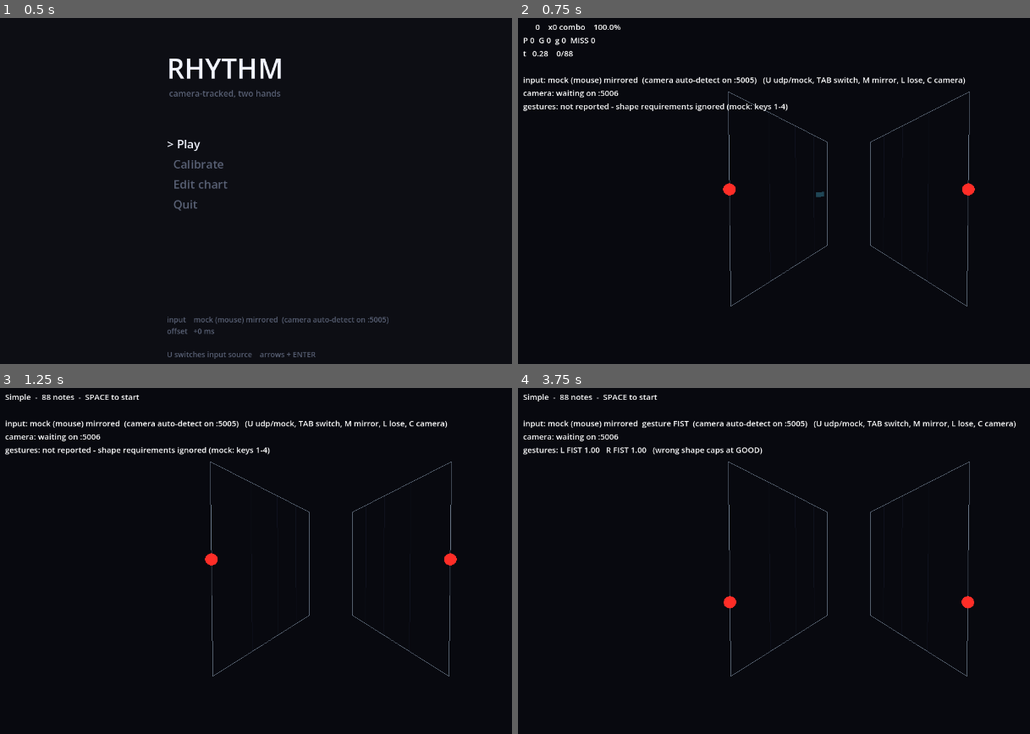
Above: before the commit, frames 1-4 (two rows, left to right).
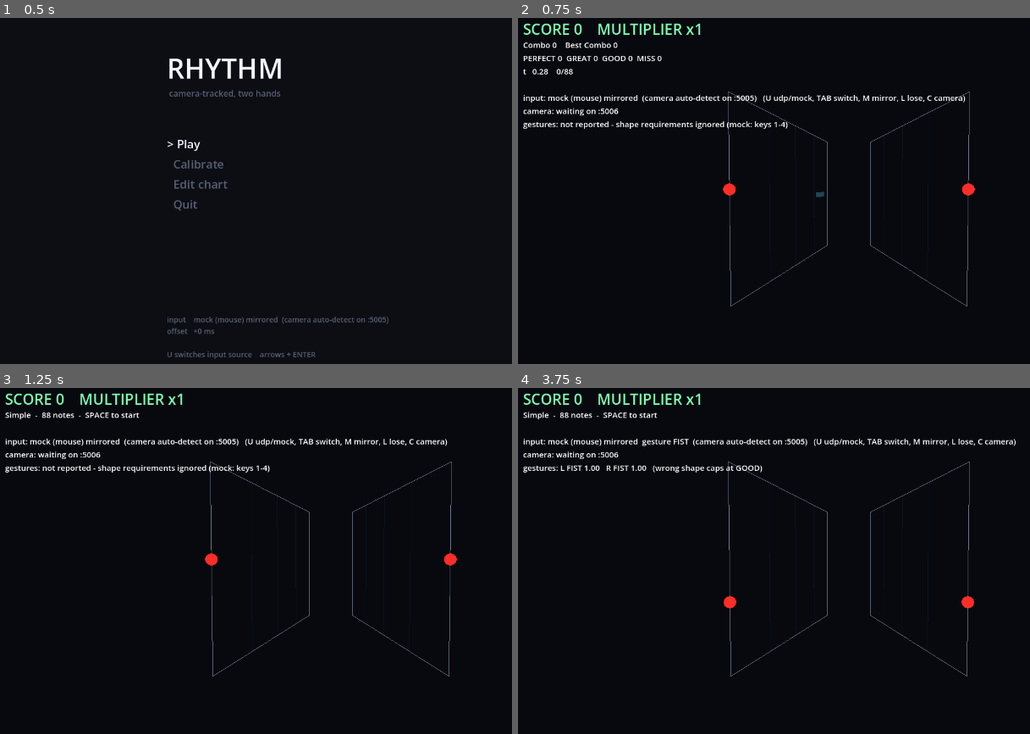
Above: after the commit, the same moments.

Repository: bigpeppermf/rhythmgame
Game: Godot game, scene res://scenes/main.tscn
Two runs of this game, one before a commit and one after it. Both use one fixed random seed, a clock stepped at 60 frames per second and the inputs below.
Inputs (mouse positions are in pixels of both pictures, inside the frame that each line leads up to):
- Up to frame 1 (0.5 s): no input
- Up to frame 2 (0.75 s): tap Enter (ui_accept) at 0.5 s; move the mouse to (999, 180) at 0.52 s; hold Right from 0.53 s (still down); tap Tab at 0.6 s; click (999, 180) at 0.67 s
- Up to frame 3 (1.25 s): keep holding Right; tap Enter (ui_accept) at 0.77 s
- Up to frame 4 (3.75 s): release Right at 1.25 s; drag from (712, 588) to (814, 647) at 1.27 s; tap Enter (ui_accept) at 2, 2.75, 3.5 s; move the mouse to (917, 488) at 2.02 s; hold Right 2.03-2.75 s; tap 0 at 2.1 s; drag from (814, 647) to (646, 512) at 2.77 s; move the mouse to (outside the picture) at 3.52 s; hold Left from 3.53 s (still down); tap 2 at 3.6 s

Frame 1 is identical in both runs. In frame 2, 4.1% of the frame differs, in the area x 0-88%, y 1-33%; in frame 3, 3.8%; in frame 4, 3.9%.

Commit message:
Enhance scoring system: update score values, add multiplier logic, and improve HUD display

Diff:
--- a/game/gameplay/score_state.gd
+++ b/game/gameplay/score_state.gd
@@ -1,18 +1,22 @@
 class_name ScoreState
 extends RefCounted
-## Score, combo and accuracy. Deliberately separate from Judge: the Judge
+## Score and combo. Deliberately separate from Judge: the Judge
 ## decides what happened, this decides what it is worth.
 
 const VALUE := {
 	Note.Verdict.PERFECT: 100,
-	Note.Verdict.GREAT: 70,
-	Note.Verdict.GOOD: 40,
+	Note.Verdict.GREAT: 75,
+	Note.Verdict.GOOD: 50,
 	Note.Verdict.MISS: 0,
 }
 
 var score: int = 0
 var combo: int = 0
 var best_combo: int = 0
+## Derived from combo so misses and resets cannot leave a stale multiplier.
+var multiplier: int:
+	get:
+		return mini(1 + combo / 10, 5)
 var counts: Dictionary = {}
 var judged: int = 0
 
@@ -42,9 +46,8 @@
 
 	combo += 1
 	best_combo = maxi(best_combo, combo)
-	# Combo multiplier caps at 4x so a single early miss is survivable.
-	var mult: int = clampi(1 + combo / 10, 1, 4)
-	score += VALUE[n.verdict] * mult
+	# Increment first: the threshold hit earns the new multiplier.
+	score += VALUE[n.verdict] * multiplier
 
 
 ## Percentage of the maximum achievable so far.
--- a/game/scenes/play_3d.gd
+++ b/game/scenes/play_3d.gd
@@ -26,6 +26,7 @@
 var field: Playfield
 var score := ScoreState.new()
 
+var _score_hud: Label
 var _hud: Label
 var _cam: Camera3D
 var _outro := -1.0
@@ -82,8 +83,13 @@
 func _build_hud() -> void:
 	var layer := CanvasLayer.new()
 	add_child(layer)
+	_score_hud = Label.new()
+	_score_hud.position = Vector2(24, 16)
+	_score_hud.add_theme_font_size_override("font_size", 28)
+	_score_hud.add_theme_color_override("font_color", field.skin.ui_accent)
+	layer.add_child(_score_hud)
 	_hud = Label.new()
-	_hud.position = Vector2(24, 20)
+	_hud.position = Vector2(24, 54)
 	_hud.add_theme_font_size_override("font_size", 15)
 	layer.add_child(_hud)
 
@@ -199,6 +205,7 @@
 
 
 func _update_hud() -> void:
+	_score_hud.text = "SCORE %d    MULTIPLIER x%d" % [score.score, score.multiplier]
 	var lines := PackedStringArray()
 	if chart == null:
 		lines.append("no chart at %s" % chart_path)
@@ -207,8 +214,8 @@
 		for w in chart.warnings:
 			lines.append("lint: " + w)
 	else:
-		lines.append("%7d    x%d combo    %.1f%%" % [score.score, score.combo, score.accuracy()])
-		lines.append("P %d  G %d  g %d  MISS %d" % [
+		lines.append("Combo %d    Best Combo %d" % [score.combo, score.best_combo])
+		lines.append("PERFECT %d  GREAT %d  GOOD %d  MISS %d" % [
 			score.counts[Note.Verdict.PERFECT], score.counts[Note.Verdict.GREAT],
 			score.counts[Note.Verdict.GOOD], score.counts[Note.Verdict.MISS]])
 		lines.append("t %6.2f    %d/%d" % [
--- a/game/scenes/play_test.gd
+++ b/game/scenes/play_test.gd
@@ -186,8 +186,9 @@
 			for w in chart.warnings:
 				lines.append("   " + w)
 	else:
-		lines.append("%7d   x%d combo   %.1f%%" % [score.score, score.combo, score.accuracy()])
-		lines.append("P %d  G %d  g %d  MISS %d" % [
+		lines.append("Score %d   Multiplier x%d   Combo %d   Best Combo %d" %
+			[score.score, score.multiplier, score.combo, score.best_combo])
+		lines.append("PERFECT %d  GREAT %d  GOOD %d  MISS %d" % [
 			score.counts[Note.Verdict.PERFECT], score.counts[Note.Verdict.GREAT],
 			score.counts[Note.Verdict.GOOD], score.counts[Note.Verdict.MISS]])
 		lines.append("t %6.2f   %d/%d" % [Conductor.judge_time(), score.judged, chart.notes.size()])
--- a/game/scenes/results.gd
+++ b/game/scenes/results.gd
@@ -82,9 +82,10 @@
 
 	_text("RESULTS", Vector2(x, y), 17, sk.ui_faint)
 	y += 58.0
-	_text("%d" % score.score, Vector2(x, y), 46, sk.ui_text)
+	_text("Score %d" % score.score, Vector2(x, y), 46, sk.ui_text)
 	y += 34.0
-	_text("%.1f%%    best combo x%d" % [score.accuracy(), score.best_combo],
+	_text("Combo %d    Multiplier x%d    Best Combo %d" %
+		[score.combo, score.multiplier, score.best_combo],
 		Vector2(x, y), 17, sk.ui_dim)
 
 	y += 52.0
--- /dev/null
+++ b/game/tests/score_test.gd
@@ -0,0 +1,119 @@
+extends Node
+## Scoring boundaries, two-hand judging, and real scene restart regression tests.
+var failures := 0
+
+func _ready() -> void:
+	HandState.source = null
+	HandState.gestures_seen = false
+	_test_values_and_thresholds()
+	_test_two_hands()
+	_test_restart()
+	await get_tree().process_frame
+	await get_tree().process_frame
+	print("Scoring: %d failures" % failures)
+	get_tree().quit(1 if failures else 0)
+
+func _hit(s: ScoreState, verdict: Note.Verdict) -> void:
+	var n := Note.new()
+	n.verdict = verdict
+	s.apply(n)
+
+func _test_values_and_thresholds() -> void:
+	var s := ScoreState.new()
+	for verdict in [Note.Verdict.PERFECT, Note.Verdict.GREAT, Note.Verdict.GOOD, Note.Verdict.MISS]:
+		_hit(s, verdict)
+	_check(s.score == 225 and s.combo == 0 and s.best_combo == 3 and s.multiplier == 1,
+		"base points, successful combo, miss reset, best combo retained")
+	for count in s.counts.values():
+		_check(count == 1, "each verdict counted")
+	s.reset()
+	for i in range(1, 52):
+		var before := s.score
+		_hit(s, Note.Verdict.PERFECT)
+		var expected := 1 if i < 10 else (2 if i < 20 else (3 if i < 30 else (4 if i < 40 else 5)))
+		_check(s.multiplier == expected and s.score - before == 100 * expected,
+			"hit %d uses x%d" % [i, expected])
+	var before := s.score
+	_hit(s, Note.Verdict.GREAT)
+	_hit(s, Note.Verdict.GOOD)
+	_check(s.score - before == 625, "GREAT and GOOD use x5")
+	before = s.score
+	_hit(s, Note.Verdict.MISS)
+	_check(s.score == before and s.combo == 0 and s.multiplier == 1 and s.best_combo == 53,
+		"miss awards zero and immediately resets x5 to x1")
+	_hit(s, Note.Verdict.GREAT)
+	_check(s.score == before + 75 and s.combo == 1, "next hit starts fresh combo at x1")
+	s.reset()
+	_check_reset(s)
+
+func _test_two_hands() -> void:
+	for spacing in [0.0, 0.005]:
+		var s := ScoreState.new()
+		for i in 9:
+			_hit(s, Note.Verdict.PERFECT)
+		var c := Chart.new()
+		for slot in 2:
+			var n := Note.new()
+			n.slot = slot
+			n.time = 1.0 + slot * spacing
+			c.notes.append(n)
+			HandState.hands[slot].pos = n.pos
+			HandState.hands[slot].vel = Vector2.ZERO
+			HandState.hands[slot].conf = 1.0
+			HandState.hands[slot].state = HandObservation.State.TRACKED
+		var j := Judge.new()
+		add_child(j)
+		j.note_judged.connect(s.apply)
+		j.begin(c)
+		j.tick(1.0, 0.005)
+		j.tick(1.005, 0.005)
+		j.tick(1.01, 0.005)
+		_check(s.score == 1300 and s.combo == 11 and s.counts[Note.Verdict.PERFECT] == 11,
+			"two hands %sms apart each score once across threshold" % (spacing * 1000))
+		j.free()
+
+func _test_restart() -> void:
+	for scene in ["res://scenes/play_3d.tscn", "res://scenes/play_test.tscn"]:
+		var play: Node = load(scene).instantiate()
+		add_child(play)
+		play._start()
+		var original: ScoreState = play.score
+		for i in 45:
+			_hit(play.score, Note.Verdict.PERFECT)
+		_hit(play.score, Note.Verdict.GREAT)
+		_hit(play.score, Note.Verdict.GOOD)
+		_hit(play.score, Note.Verdict.MISS)
+		_hit(play.score, Note.Verdict.PERFECT)
+		for n in play.chart.notes:
+			n.verdict = Note.Verdict.GREAT
+			n.timing_error = 0.07
+			n.held = 0.5
+			n._entered = true
+			n._gesture_ok = true
+		play._start()
+		_check(play.score == original, "restart reuses ScoreState: " + scene)
+		_check_reset(play.score)
+		var clean := true
+		for n in play.chart.notes:
+			clean = clean and n.verdict == Note.Verdict.PENDING and n.timing_error == 0.0 \
+				and n.held == 0.0 and not n._entered and not n._gesture_ok
+		_check(clean, "restart clears note and timing history: " + scene)
+		var results: Node = load("res://scenes/results.tscn").instantiate()
+		results.setup(play.score, play.chart)
+		var total := 0
+		for count in results._histogram():
+			total += count
+		_check(total == 0 and results._mean_error() == 0.0, "restart clears timing graph and mean")
+		results.free()
+		play.free()
+		Conductor.stop()
+
+func _check_reset(s: ScoreState) -> void:
+	_check(s.score == 0 and s.combo == 0 and s.best_combo == 0 and s.multiplier == 1 and s.judged == 0,
+		"reset clears score, combo, best combo, multiplier, judged")
+	_check(s.counts.values().all(func(n: int) -> bool: return n == 0), "reset clears all verdict counts")
+
+func _check(ok: bool, label: String) -> void:
+	if not ok:
+		failures += 1
+	print("%s %s" % ["PASS" if ok else "FAIL", label])
--- /dev/null
+++ b/game/tests/score_test.tscn
@@ -0,0 +1,6 @@
+[gd_scene load_steps=2 format=3]
+
+[ext_resource type="Script" path="res://tests/score_test.gd" id="1"]
+
+[node name="ScoreTest" type="Node"]
+script = ExtResource("1")
